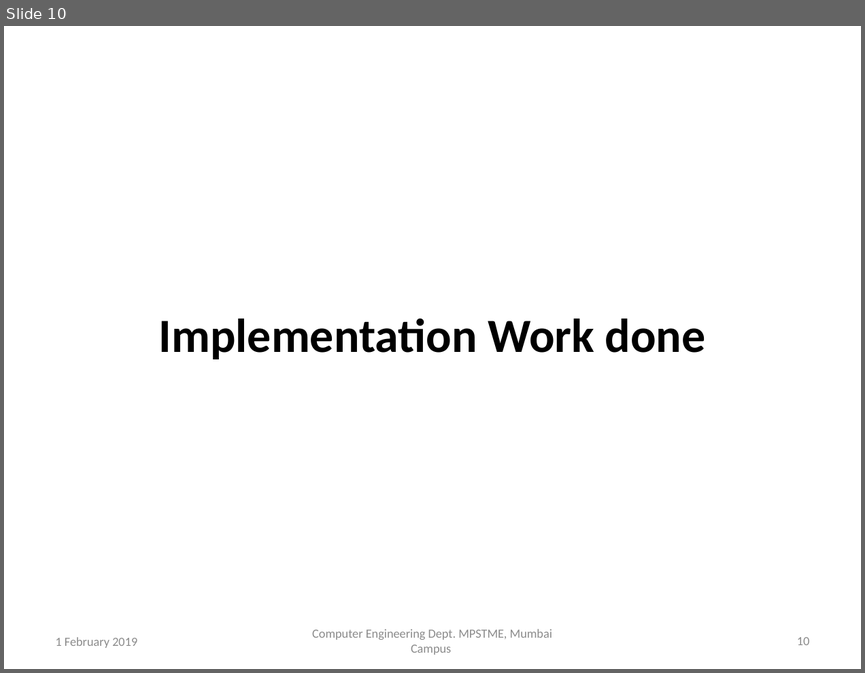
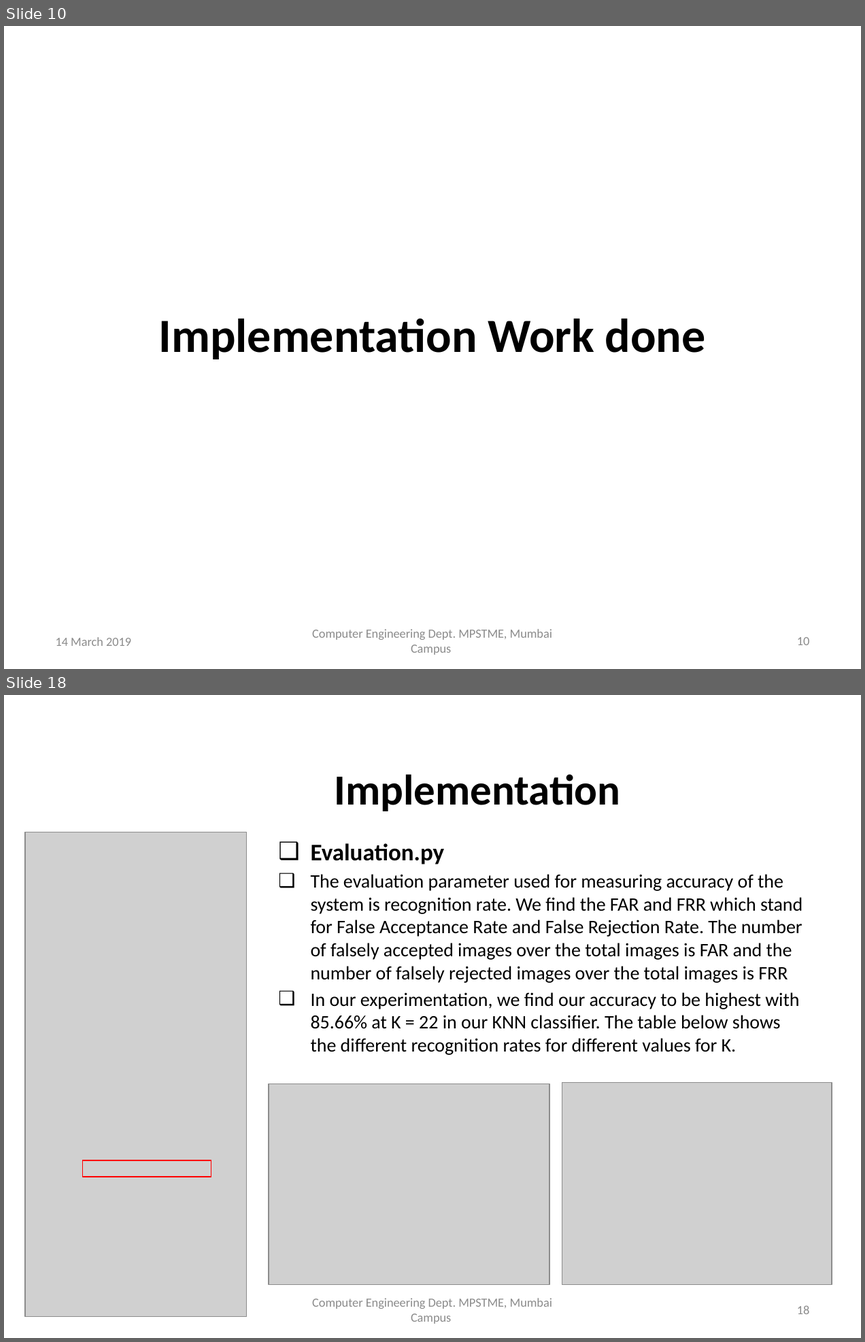
Before and after one commit to TeeeJaey/SignatureVerifier, a slide deck: PPT/B002_ProjectPPT.pptx. Shown one above the other, each under a label of ours: slide 10 before the commit, slides 10 and 18 after it; the slides between them are not shown. The pictures are 865x673 and 865x1342 pixels, drawn with LibreOffice and Linux fonts; fonts in the diff are those of the drawing; grey boxes stand for pictures; background and template pictures are left out. Boxes give left, top, right and bottom in pixels: in the first picture for what was removed or moved away, otherwise in the second. Text is boxed around its words. In the diff, an @@ line names an element or a change of style, - is before the commit and + after.

```diff
--- a/PPT/B002_ProjectPPT.pptx
+++ b/PPT/B002_ProjectPPT.pptx
@@ slide 18 added at (4,695,861,1338), background picture (left out) @@
@@ title added at (334,774,620,811), 36 pt, text #000000, bold @@
+Implementation
@@ picture added at (26,832,247,1317) @@
@@ text added at (311,843,802,1055), 16 pt, text #000000 @@
+❑ Evaluation.py
+❑ The evaluation parameter used for measuring accuracy of the system is recognition rate. We find the FAR and FRR which stand for False Acceptance Rate and False Rejection Rate. The number of falsely accepted images over the total images is FAR and the number of falsely rejected images over the total images is FRR
+❑ In our experimentation, we find our accuracy to be highest with 85.66% at K = 22 in our KNN classifier. The table below shows the different recognition rates for different values for K.
@@ picture added at (269,1084,550,1285) @@
@@ picture added at (562,1083,832,1284) @@
@@ rectangle added at (83,1160,211,1176), outline #FF0000 1 pt @@
@@ text added at (312,1297,552,1323), 10.5 pt, text #8C8C8C @@
+Computer Engineering Dept. MPSTME, Mumbai Campus
@@ page number added at (797,1305,810,1314), 10.5 pt, text #8C8C8C @@
+18
@@ text added at (56,1316,131,1318), 10.5 pt, text #8C8C8C @@
+14 March 2019
@@ slide 10 changed as well @@
@@ text at (56,637,131,645): text changed @@
-1 February 2019
+14 March 2019
```
Also in this commit, not shown: 23 other slides changed, 1 other slide added, 1 slide removed, 6 other files.
